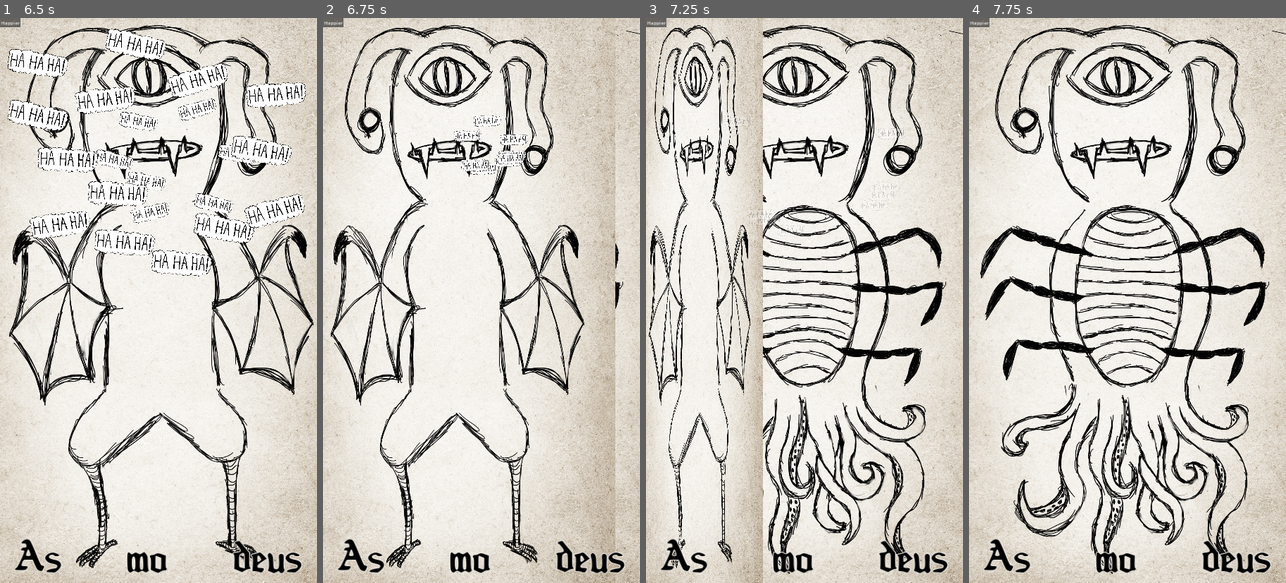
Above: before the commit, frames 1-4 (left to right).
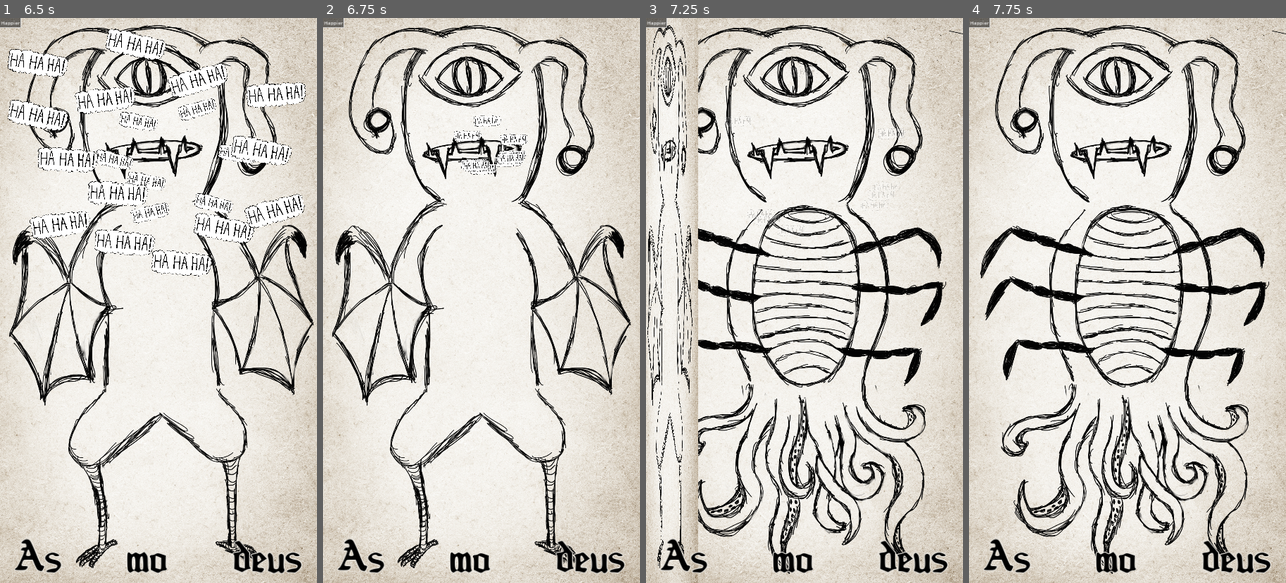
Above: after the commit, the same moments.

Repository: lemurivolta/ggj2024
Game: Godot game, scene res://components/main/main_test.tscn
Same seed, same stepped clock (60 frames per second), same inputs: the game is played once before the commit and once after it. This scene is started directly instead of the project's main scene. The engine's default icon, where the game draws it, is replaced by a stand-in: a white triangle on a blue panel in a dark square.
Inputs (mouse positions are in pixels of both pictures, inside the frame that each line leads up to):
- Up to frame 1 (6.5 s): click "Happier" at 0.5 s; click "Happier" at 1.25 s; click "Happier" at 2 s; move the mouse to (76, 486) at 2.77 s; press the mouse at (76, 486) at 2.78 s; tap Enter at 3.5 s; move the mouse to (237, 486) at 3.52 s; release the mouse at (237, 486) at 3.53 s; click (237, 486) at 3.6 s; move the mouse to (41, 300) at 4.27 s; press the mouse at (41, 300) at 4.28 s; tap Space at 5 s; move the mouse to (148, 300) at 5.02 s; release the mouse at (148, 300) at 5.03 s; click (148, 300) at 5.1 s; move the mouse to (266, 300) at 5.77 s; press the mouse at (266, 300) at 5.78 s
- Up to frame 2 (6.75 s): tap Enter at 6.5 s; move the mouse to (364, 114) at 6.52 s; release the mouse at (364, 114) at 6.53 s; click (364, 114) at 6.6 s
- Up to frame 3 (7.25 s): no input
- Up to frame 4 (7.75 s): move the mouse to (1045, 486) at 7.27 s; press the mouse at (1045, 486) at 7.28 s

Frame 1 is identical in both runs. In frame 2, 30% of the frame differs, in the area x 0-100%, y 0-100%; in frame 3, 17%; in frame 4, nothing differs.

Commit message:
feat: page flip cubic tween

Diff:
--- a/components/page/page.gd
+++ b/components/page/page.gd
@@ -4,8 +4,10 @@
 
 func flip_away():
 	GlobalBus.tickle_enabled = false
-	var tween = get_tree().create_tween()
-	tween.tween_property(self, "scale:x", 0, flip_duration)
+	var tween: Tween = get_tree().create_tween()
+	var scale_tweener: PropertyTweener = \
+		tween.tween_property(self, "scale:x", 0, flip_duration)
+	scale_tweener.set_trans(Tween.TRANS_CUBIC)
 	tween.tween_callback(self.queue_free)
 	tween.tween_callback(self._re_enable_tickle)
 
